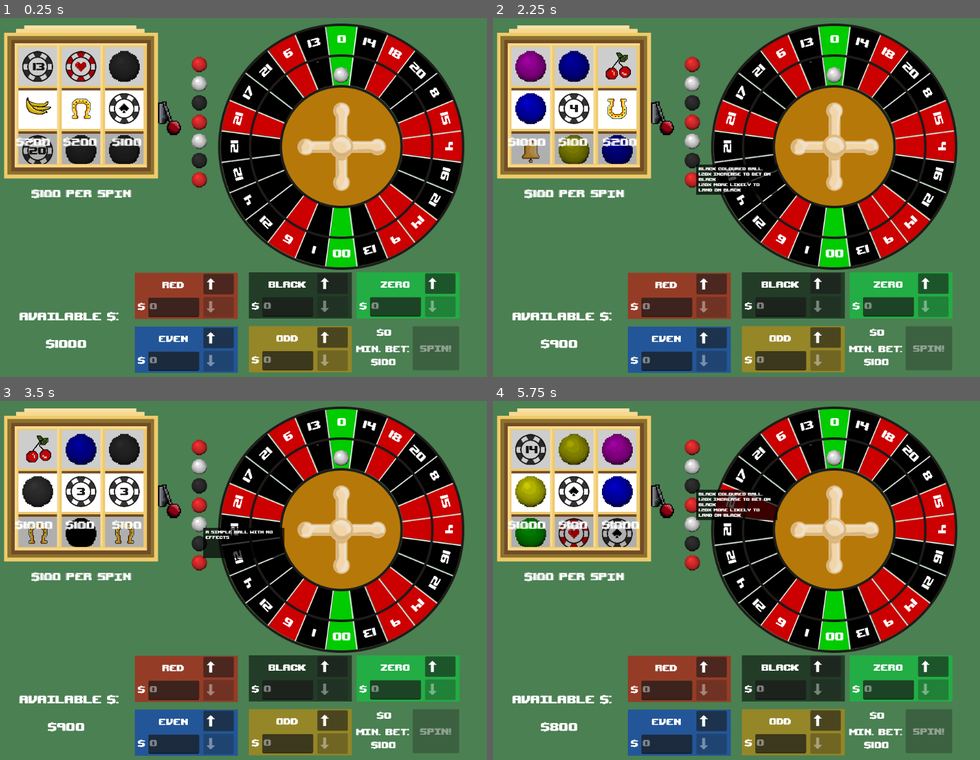
Above: before the commit, frames 1-4 (two rows, left to right).
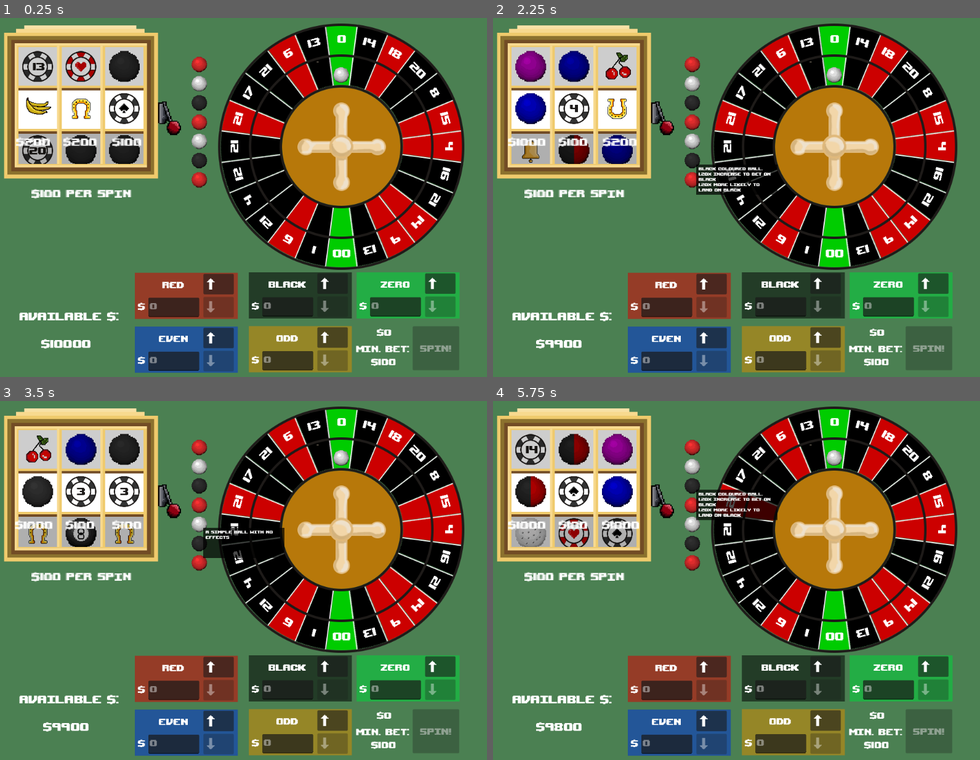
Above: after the commit, the same moments.

Repository: RossRKK/gmtk-game-jam-2025
Game: Godot game, scene res://scenes/roulette_scene.tscn
The game is run twice, just before and just after one commit, with the same random seed, the same clock (stepped at 60 frames per second) and the same inputs. Sound files missing from this copy of the repository are replaced by a short silence.
Inputs (mouse positions are in pixels of both pictures, inside the frame that each line leads up to):
- Up to frame 1 (0.25 s): no input
- Up to frame 2 (2.25 s): click (663, 100) at 0.5 s; click (692, 179) at 1.27 s; click (692, 161) at 2.02 s
- Up to frame 3 (3.5 s): click (199, 523) at 2.77 s
- Up to frame 4 (5.75 s): click (692, 505) at 3.52 s; click (663, 483) at 4.25 s; click (692, 487) at 5.02 s

The runs differ from the first frame. In frame 1, 0.1% of the frame differs, in the area x 8-19%, y 89-93%; in frame 2, 0.5%; in frame 3, 0.3%; in frame 4, 1.4%, in the area x 4-20%, y 9-93%.

Commit message:
Fixed the switcher ball and added other ball sprites

Diff:
--- a/scripts/balls/special_balls/eight_ball.gd
+++ b/scripts/balls/special_balls/eight_ball.gd
@@ -7,7 +7,8 @@
 
 func _init() -> void:
 	super()
-	modulate = Color(0., 0., 0.)
+	#modulate = Color(0., 0., 0.)
+	texture_normal = preload("res://assets/png/ball_8.png")
 
 
 func segment_affinity(segment: Segment) -> float:
--- a/scripts/balls/special_balls/golf_ball.gd
+++ b/scripts/balls/special_balls/golf_ball.gd
@@ -8,7 +8,8 @@
 
 func _init() -> void:
 	super()
-	modulate = Color(0., .8, 0.)
+	#modulate = Color(0., .8, 0.)
+	texture_normal = preload("res://assets/png/ball_golf.png")
 
 	sound_effect = AudioStreamPlayer2D.new()
 	sound_effect.stream = preload("res://assets/sound/nice-shot.mp3")
--- a/scripts/balls/special_balls/switcher_ball.gd
+++ b/scripts/balls/special_balls/switcher_ball.gd
@@ -7,7 +7,7 @@
 
 func _init() -> void:
 	super()
-	modulate = Color(.8, .8, 0.)
+	texture_normal = preload("res://assets/png/ball_switcher.png")
 
 
 func segment_affinity(segment: Segment) -> float:
@@ -18,7 +18,7 @@
 		Segment.RouletteColour.Red:
 			segment.colour = Segment.RouletteColour.Black
 		Segment.RouletteColour.Black:
-			segment.colour = Segment.RouletteColour.Black
+			segment.colour = Segment.RouletteColour.Red
 
 	return bet
 
--- a/scripts/player_inventory.gd
+++ b/scripts/player_inventory.gd
@@ -2,7 +2,7 @@
 
 class_name PlayerInventory
 
-@export var starting_money: float = 1_000.
+@export var starting_money: float = 10_000.
 
 signal on_money_changed(new_value: float, diff: float)
 
Not shown, added: assets/png/ball_golf.png.import
Not shown, added: assets/png/ball_switcher.png.import
Not shown, added: build/web/Archive.zip
Not shown, added: build/web/index.html
Not shown, removed: build/web/red-or-black.html
